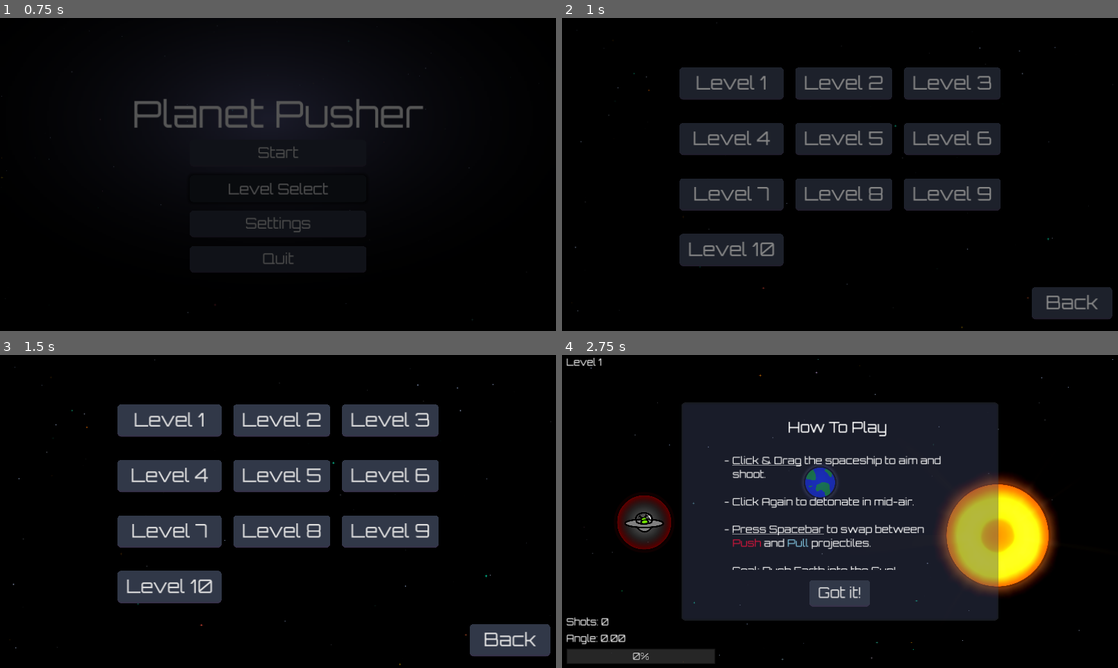
Above: before the commit, frames 1-4 (two rows, left to right).
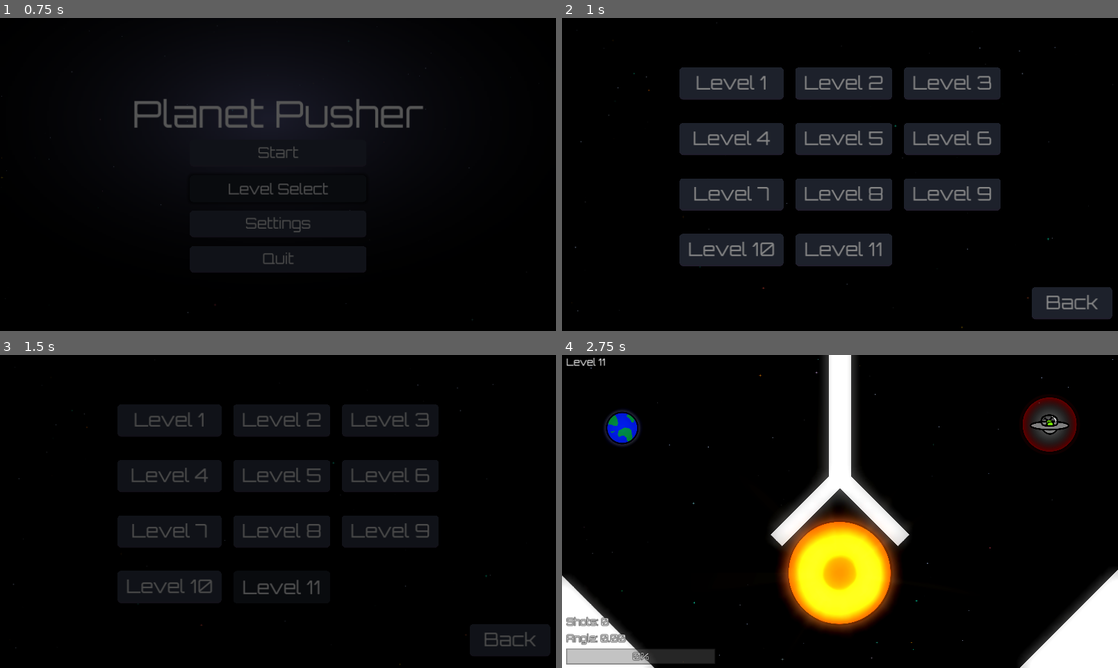
Above: after the commit, the same moments.

Repository: Afterglow375/godot_jam_03
Game: Godot game, scene res://scenes/ui/main_menu.tscn
Same seed, same stepped clock (60 frames per second), same inputs: the game is played once before the commit and once after it.
Inputs (mouse positions are in pixels of both pictures, inside the frame that each line leads up to):
- Up to frame 1 (0.75 s): click "Level Select" at 0.5 s
- Up to frame 2 (1 s): no input
- Up to frame 3 (1.5 s): click (283, 586) at 1.25 s, where only the run after the commit has a clickable "Level 11"
- Up to frame 4 (2.75 s): click (728, 420) at 2 s, where only the run before the commit has a clickable "Level 1"

Frame 1 is identical in both runs. In frame 2, 1.8% of the frame differs, in the area x 42-60%, y 68-80%; in frame 3, 20%; in frame 4, 52%, in the area x 0-100%, y 0-100%.

Commit message:
fix lvl select for new level

Diff:
--- a/scenes/ui/level_select.tscn
+++ b/scenes/ui/level_select.tscn
@@ -195,6 +195,11 @@
 theme_override_font_sizes/font_size = 128
 text = "Level 10"
 
+[node name="LevelButton11" type="Button" parent="GridContainer"]
+layout_mode = 2
+theme_override_font_sizes/font_size = 128
+text = "Level 11"
+
 [node name="BackButton" type="Button" parent="."]
 layout_mode = 1
 anchors_preset = 3
--- a/scripts/ui/level_select.gd
+++ b/scripts/ui/level_select.gd
@@ -1,6 +1,6 @@
 extends Control
 
-const LEVEL_COUNT: int = 10
+const LEVEL_COUNT: int = 11
 var levels: Array[String] = []
 
 func _ready():
